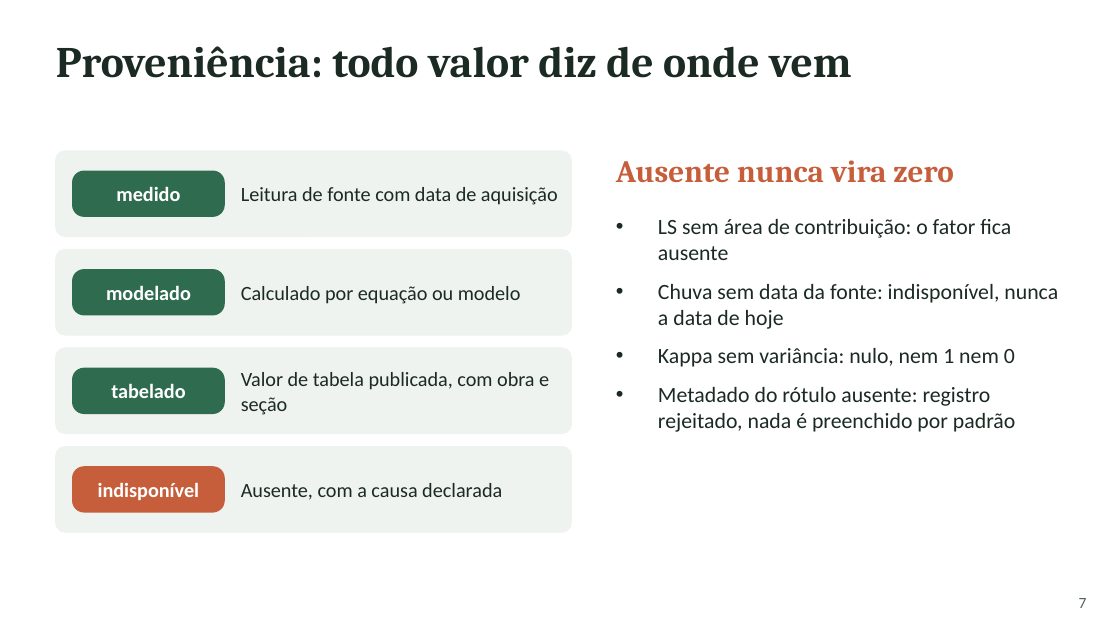
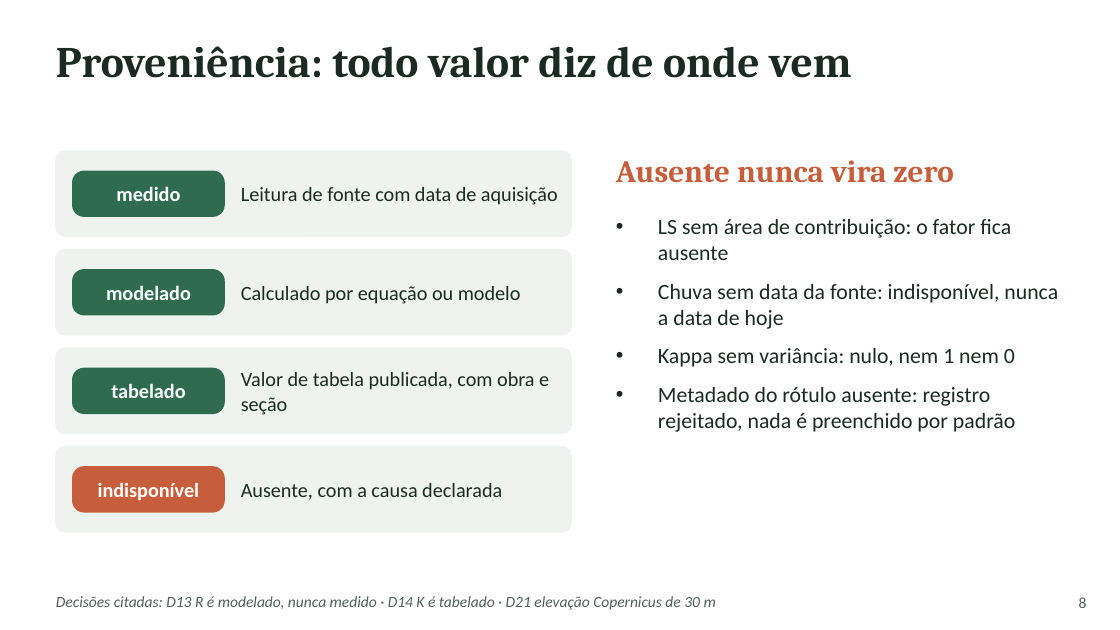
Before and after one commit to RedZardoz/localizador-erosao-v02, a slide deck: slide 8 of docs/Apresentacao_Seminario_Arcabouco_Auditavel.pptx (slide 7 before the commit). Drawn at 1120x630 pixels with LibreOffice and Linux fonts; fonts in the diff are those of the drawing. Boxes give left, top, right and bottom in pixels: in the first picture for what was removed or moved away, otherwise in the second. Text is boxed around its words. In the diff, an @@ line names an element or a change of style, - is before the commit and + after.

```diff
--- a/docs/Apresentacao_Seminario_Arcabouco_Auditavel.pptx
+++ b/docs/Apresentacao_Seminario_Arcabouco_Auditavel.pptx
@@ text added at (56, 596, 716, 610), 10 pt, text #52605A, italic @@
+Decisões citadas: D13 R é modelado, nunca medido · D14 K é tabelado · D21 elevação Copernicus de 30 m
@@ text at (1079, 597, 1087, 608): text changed @@
-7
+8
```
Also in this commit, not shown: 11 other slides changed, 1 slide added.
